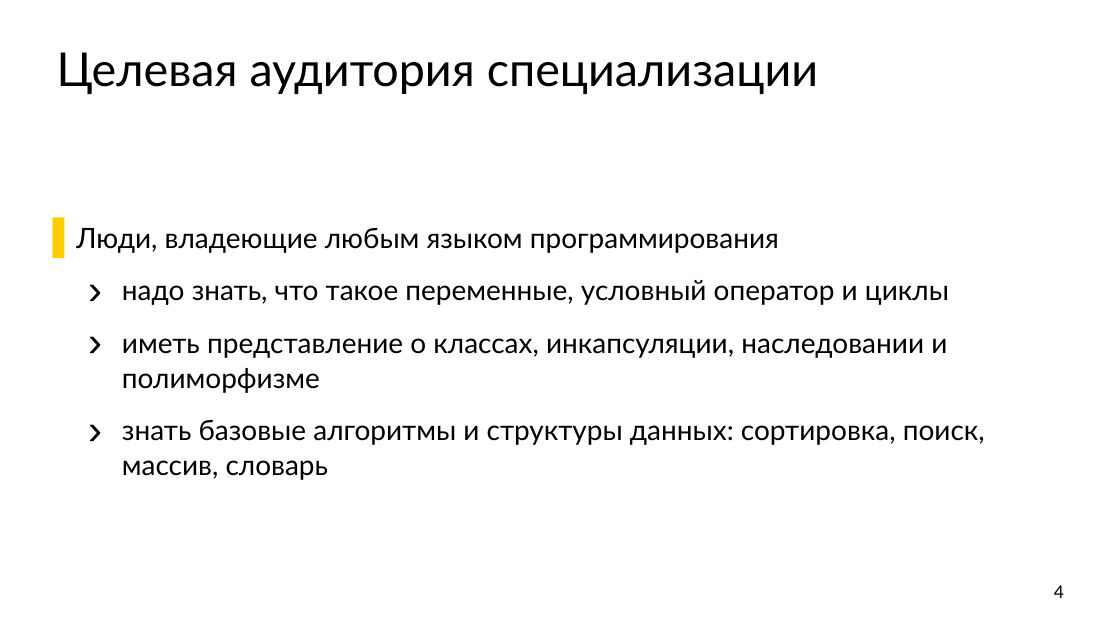
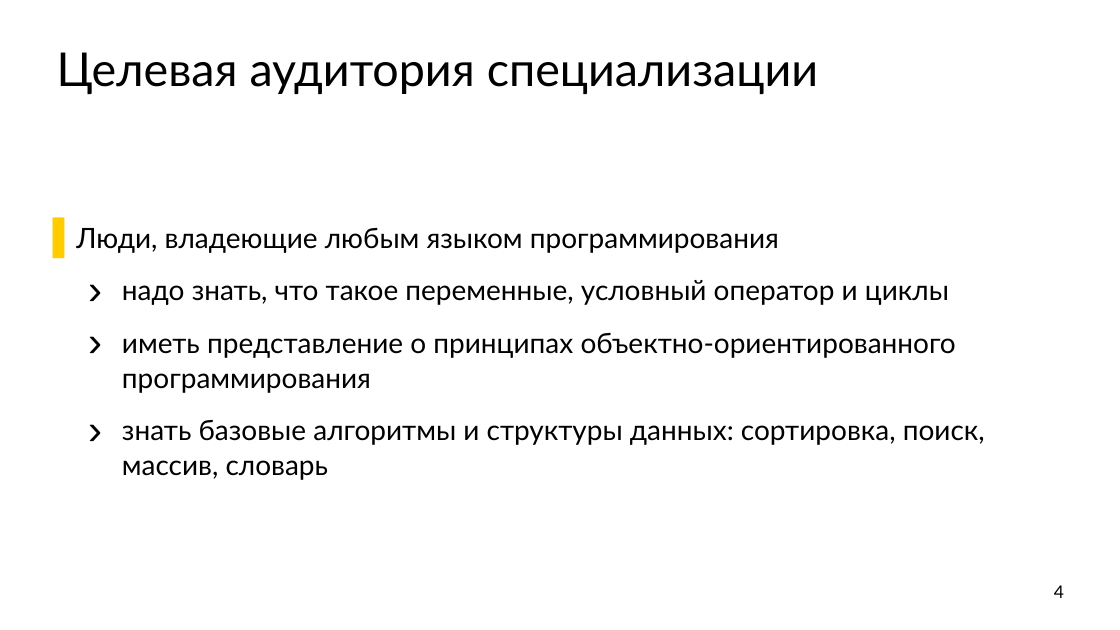
Before and after one commit to ishfb/cpprus18, a slide deck: slide 4 of slides.pptx. Drawn at 1120x630 pixels with LibreOffice and Linux fonts; fonts in the diff are those of the drawing. Boxes give left, top, right and bottom in pixels: in the first picture for what was removed or moved away, otherwise in the second. Text is boxed around its words. In the diff, an @@ line names an element or a change of style, - is before the commit and + after.

```diff
--- a/slides.pptx
+++ b/slides.pptx
@@ text at (122, 333, 956, 393): text changed @@
-    › иметь представление о классах, инкапсуляции, наследовании и полиморфизме
+    › иметь представление о принципах объектно-ориентированного программирования
```
Also in this commit, not shown: 1 other file.
